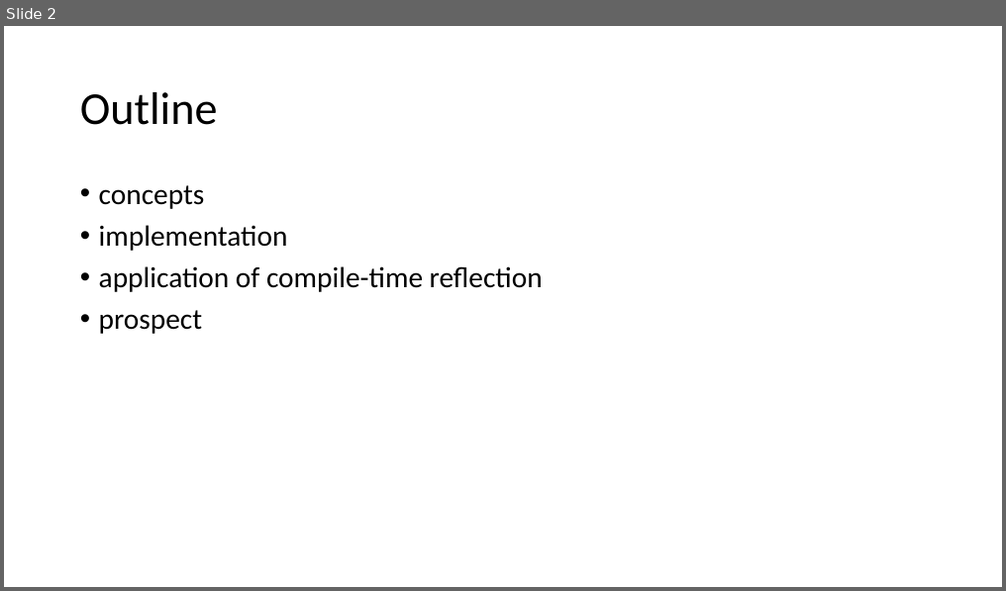
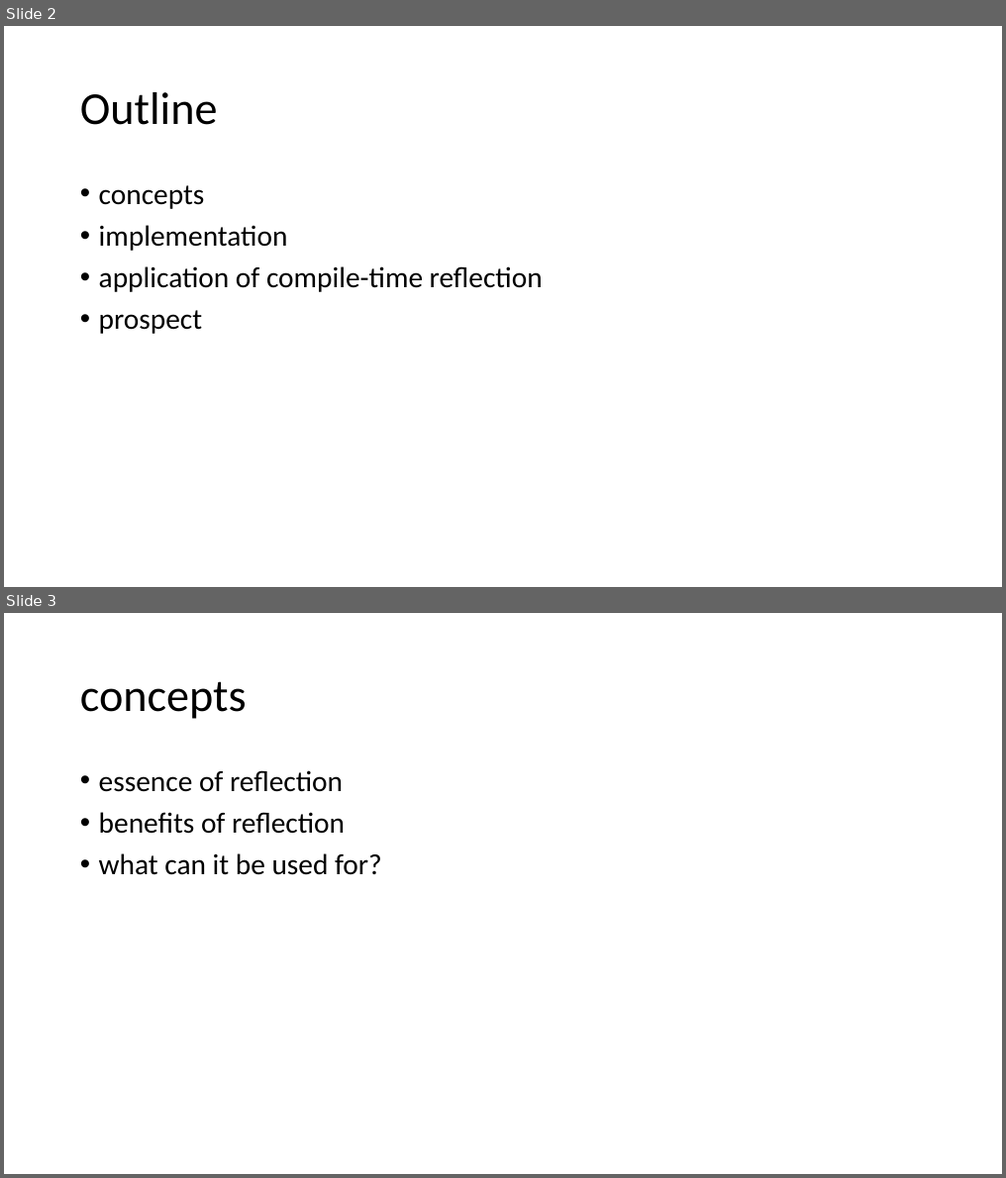
Before and after one commit to qicosmos/cppcon2017, a slide deck: cppcon2017.pptx. Shown one above the other, each under a label of ours: slide 2 before the commit, slides 2 and 3 after it. The pictures are 1006x591 and 1006x1178 pixels, drawn with LibreOffice and Linux fonts; fonts in the diff are those of the drawing. Boxes give left, top, right and bottom in pixels: in the first picture for what was removed or moved away, otherwise in the second. Text is boxed around its words. In the diff, an @@ line names an element or a change of style, - is before the commit and + after.

```diff
--- a/cppcon2017.pptx
+++ b/cppcon2017.pptx
@@ slide 3 added at (4,613,1002,1174), background #FFFFFF @@
@@ title added at (80,681,247,719), 44 pt, text #000000 @@
+concepts
@@ text added at (99,770,382,875), 28 pt, text #000000 @@
+• essence of reflection
+• benefits of reflection
+• what can it be used for?
```
Also in this commit, not shown: 3 other slides added.
